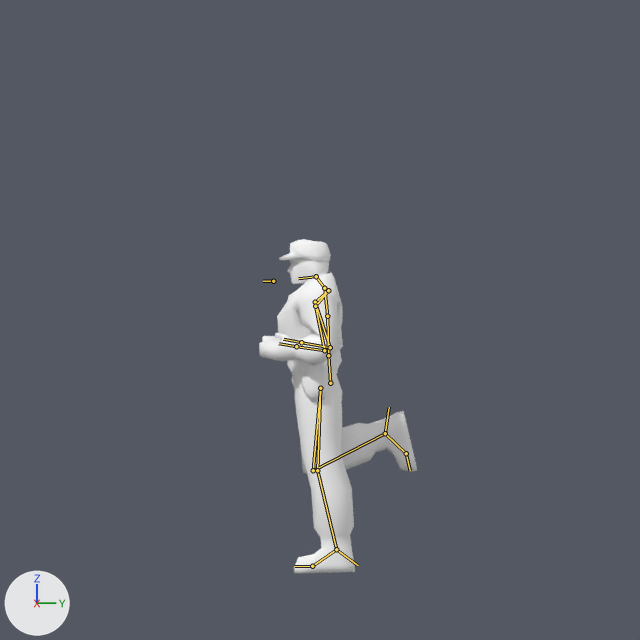
The Blender file trunk/data/blender/hero/heroken2.blend as it was, and as the next commit left it.
The view is the same before and after, from the file's camera 'Camera'. The lights are fixed; the arrows at lower left show +X, +Y and +Z. Both versions are drawn at the pose saved in each file; the numbers are the values there. The bones that bend it are drawn over the model as lines.
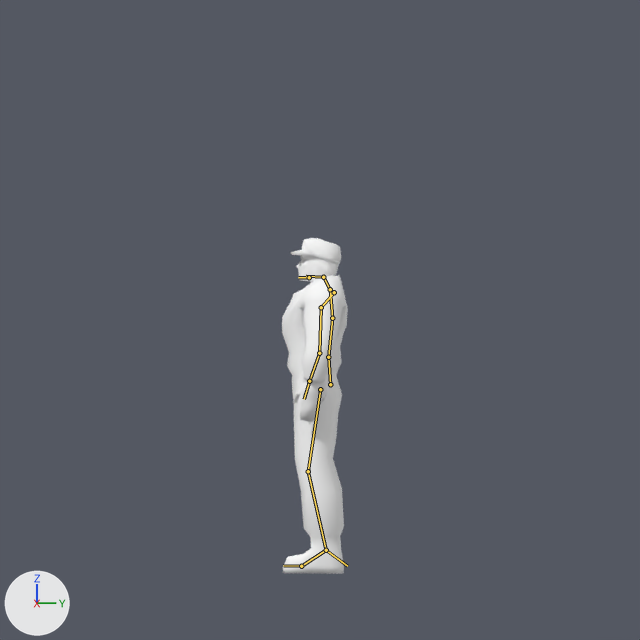
Where the change shows, as pixel boxes (x1, y1, x2, y2) in the pictures (640 x 640 px):
'Cube.019', posed (58% narrower): before (259, 272, 417, 574); after (282, 275, 348, 574)
'Cube.001', posed: before (280, 239, 331, 284); after (290, 238, 342, 282)
bone 'Hip', root to tip: before (330, 383) to (328, 355); after (330, 384) to (328, 357)
bone 'Rower Back', root to tip: before (328, 355) to (327, 316); after (328, 357) to (332, 318)
bone 'Upper Back', root to tip: before (327, 316) to (324, 288); after (332, 318) to (330, 289)
bone 'Neck', root to tip: before (324, 288) to (316, 276); after (330, 289) to (323, 277)
bone 'Shoulder.R', root to tip: before (328, 290) to (315, 302); after (334, 292) to (321, 307)
bone 'Upper Arm.R', root to tip: before (315, 302) to (330, 347); after (321, 307) to (319, 353)
bone 'Forearm.R', root to tip: before (330, 347) to (301, 342); after (319, 353) to (309, 381)
bone 'Hand.R', root to tip: before (301, 342) to (283, 339); after (309, 381) to (304, 399)
bone 'Upper Arm.L', root to tip: before (315, 306) to (324, 350); after (321, 307) to (319, 353)
bone 'Forearm.L', root to tip: before (324, 350) to (296, 346); after (319, 353) to (309, 381)
bone 'Hand.L', root to tip: before (296, 346) to (279, 343); after (309, 381) to (304, 399)
bone 'Upper Leg.R', root to tip: before (320, 388) to (313, 470); after (320, 389) to (308, 471)
bone 'Foot.R', root to tip: before (385, 433) to (406, 453); after (326, 550) to (301, 566)
bone 'Lower Leg.L', root to tip: before (317, 470) to (336, 549); after (308, 471) to (326, 550)
bone 'Foot.L', root to tip: before (336, 549) to (312, 566); after (326, 550) to (301, 566)
bone 'IK_Forearm.L', root to tip: before (296, 346) to (296, 348); after (309, 381) to (309, 383)
bone 'IK_Forearm.R', root to tip: before (301, 342) to (301, 344); after (309, 381) to (309, 383)
bone 'IK_Lower Leg.R', root to tip: before (385, 433) to (389, 407); after (326, 550) to (347, 566)
bone 'IK_Lower Leg.L', root to tip: before (336, 549) to (358, 565); after (326, 550) to (347, 566)

What the commit changed:
Bone 'Hip' (bone_hip) moves from (0.0, 0.021, -0.002) to (0.0, 0.0, 0.0).
Bone 'Rower Back' (bone_rower_back) turns from (13, 0, 0) to (6, 0, 0) degrees about its own x, y and z.
Bone 'Upper Back' (bone_upper_back) turns from (-6, 0, 0) to (0, 0, 0) degrees about its own x, y and z.
Bone 'Neck' (bone_neck) turns from (0, 0, 0) to (-9, 0, 0) degrees about its own x, y and z.
Bone 'Shoulder.R' (bone_shoulder_r) turns from (4, -2, -4) to (0, 0, 0) degrees about its own x, y and z.
Bone 'Upper Arm.R' (bone_upper_arm_r) turns from (47, -52, -139) to (0, 0, 0) degrees about its own x, y and z.
Bone 'Forearm.R' (bone_forearm_r) turns from (-13, -6, 5) to (0, 0, 0) degrees about its own x, y and z.
Bone 'Hand.R' (bone_hand_r) turns from (0, 0, 0) to (-2, 24, -2) degrees about its own x, y and z.
Bone 'Upper Arm.L' (bone_upper_arm_l) turns from (50, 54, 135) to (0, 0, 0) degrees about its own x, y and z.
Bone 'Forearm.L' (bone_forearm_l) turns from (-12, -1, -6) to (0, 0, 0) degrees about its own x, y and z.
Bone 'Hand.L' (bone_hand_l) turns from (0, 0, 0) to (-2, -24, 2) degrees about its own x, y and z.
Bone 'Upper Leg.R' (bone_upper_leg_r) turns from (-4, -22, -2) to (0, 0, 0) degrees about its own x, y and z.
Bone 'Foot.R' (bone_foot_r) turns from (-4, 5, 21) to (-3, -4, 2) degrees about its own x, y and z.
Bone 'Lower Leg.L' (bone_lower_leg_l) turns from (-3, -1, 1) to (0, 0, 0) degrees about its own x, y and z.
Bone 'Foot.L' (bone_foot_l) turns from (-2, 6, -3) to (-3, 4, -2) degrees about its own x, y and z.
Bone 'IK_Forearm.L' (bone_ik_forearm_l) moves from (-0.859, -0.605, 0.385) to (-0.723, -1.062, 0.208).
Bone 'IK_Forearm.R' (bone_ik_forearm_r) moves from (0.919, -0.561, 0.318) to (0.723, -1.062, 0.208).
Bone 'IK_Lower Leg.R' (bone_ik_lower_leg_r) moves from (0.201, -0.304, 1.743) to (0.2, 0.0, 0.0).
Bone 'IK_Lower Leg.R' (bone_ik_lower_leg_r) turns from (119, 0, 0) to (0, 0, 0) degrees about its own x, y and z.
Bone 'IK_Lower Leg.L' (bone_ik_lower_leg_l) moves from (-0.2, 0.107, 0.092) to (-0.2, 0.0, 0.0).
